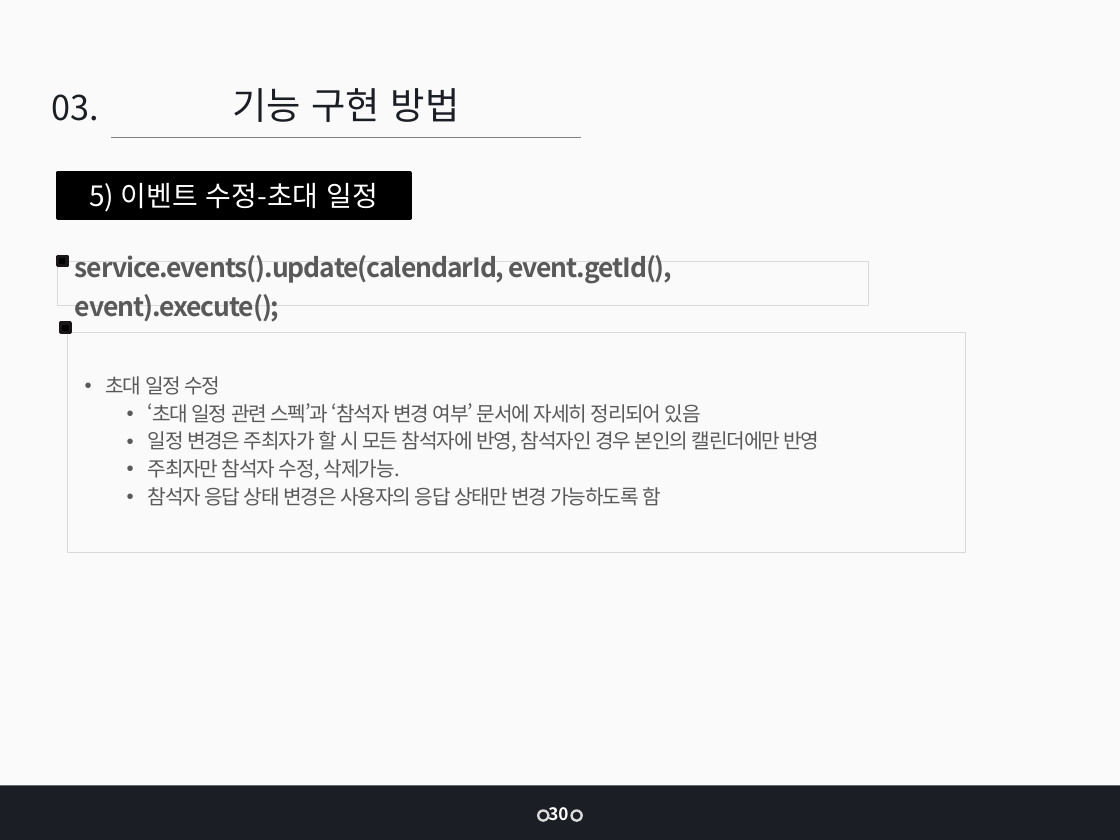
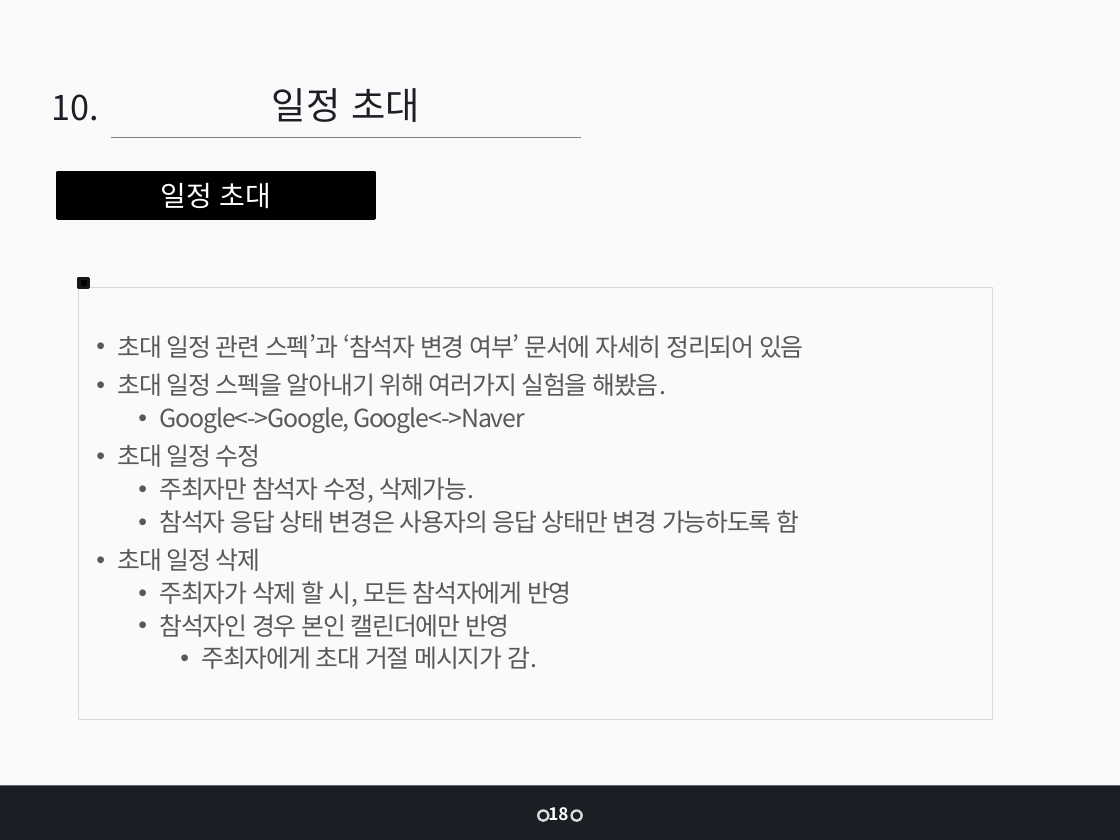
Before and after one commit to jangys/calendarProjectDocument, a slide deck: slide 18 of 인턴 최종 발표_장연수.pptx (slide 30 before the commit). Drawn at 1120x840 pixels with LibreOffice and Linux fonts; fonts in the diff are those of the drawing. Boxes give left, top, right and bottom in pixels: in the first picture for what was removed or moved away, otherwise in the second. Text is boxed around its words. In the diff, an @@ line names an element or a change of style, - is before the commit and + after.

```diff
--- a/인턴 최종 발표_장연수.pptx
+++ b/인턴 최종 발표_장연수.pptx
@@ text at <box>272,88,420,122</box>: text changed @@
-기능 구현 방법
+일정 초대
@@ text at <box>51,94,98,121</box>: text changed @@
-03.
+10.
@@ rectangle "일정 초대": place and size @@
-rectangle "일정 초대" at <box>57,174,410,218</box>
+rectangle "일정 초대" at <box>57,174,374,218</box>
@@ text in rectangle at <box>161,183,272,209</box>: text changed @@
-5) 이벤트 수정-초대 일정
+일정 초대
@@ rectangle removed at <box>57,261,868,305</box> @@
-service.events().update(calendarId, event.getId(), event).execute();
@@ rectangle "초대 일정 관련 스펙’과 ‘참석자 ...": place and size @@
-rectangle "초대 일정 관련 스펙’과 ‘참석자 ..." at <box>67,333,965,552</box>
+rectangle "초대 일정 관련 스펙’과 ‘참석자 ..." at <box>78,288,992,720</box>
@@ rectangle: place and size @@
-rectangle at <box>57,256,67,265</box>
+rectangle at <box>80,278,90,287</box>
@@ rectangle removed at <box>60,323,71,332</box> @@
@@ text in rectangle at <box>117,334,804,433</box>: paragraphs added @@
+• 초대 일정 관련 스펙’과 ‘참석자 변경 여부’ 문서에 자세히 정리되어 있음
+• 초대 일정 스펙을 알아내기 위해 여러가지 실험을 해봤음.
+  • Google<->Google, Google<->Naver
@@ text in rectangle at <box>148,403,819,452</box>: paragraphs removed @@
-  • ‘초대 일정 관련 스펙’과 ‘참석자 변경 여부’ 문서에 자세히 정리되어 있음
-  • 일정 변경은 주최자가 할 시 모든 참석자에 반영, 참석자인 경우 본인의 캘린더에만 반영
@@ text in rectangle at <box>117,444,800,533</box>: size 13 to 16 pt in "초대 일정 수정", "주최자만 참석자 수정, 삭제가능.", "참석자 응답 상태 변경은 사용자의 응답 상태만 ..." @@
@@ text in rectangle at <box>117,548,572,669</box>: paragraphs added @@
+• 초대 일정 삭제
+  • 주최자가 삭제 할 시, 모든 참석자에게 반영
+  • 참석자인 경우 본인 캘린더에만 반영
+    • 주최자에게 초대 거절 메시지가 감.
@@ text at <box>548,807,568,821</box>: text changed @@
-30
+18
```
Also in this commit, not shown: 21 other slides changed, 9 slides added, 32 slides removed, 4 other files.
